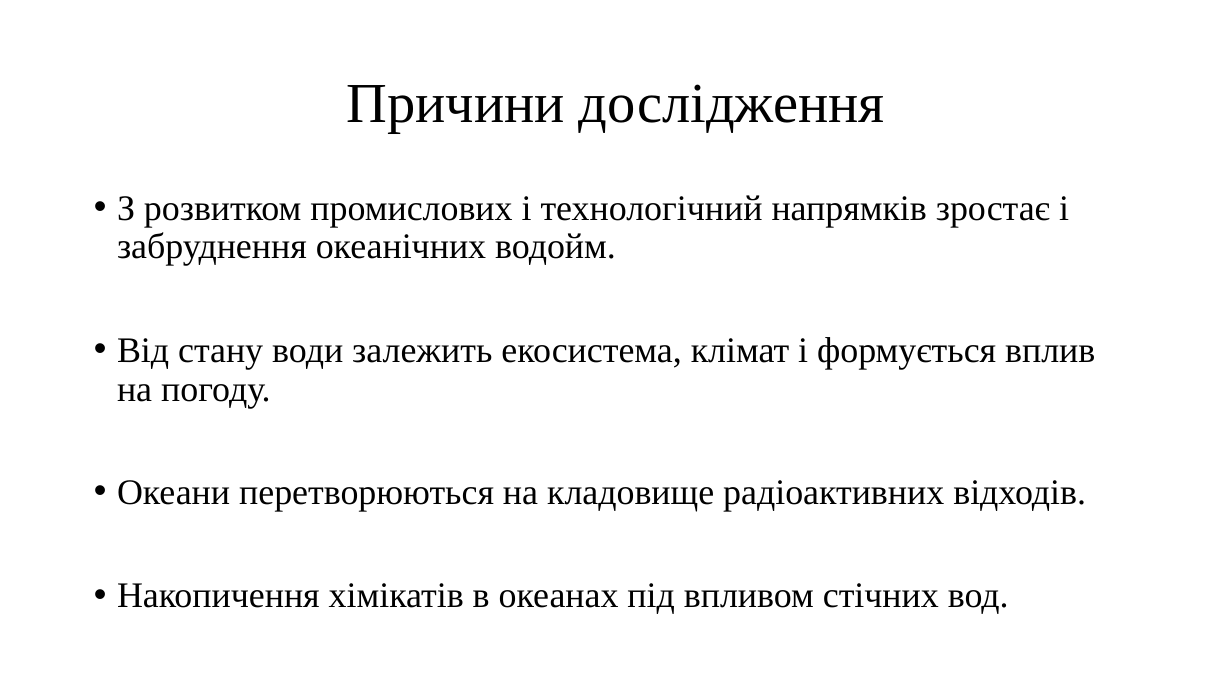
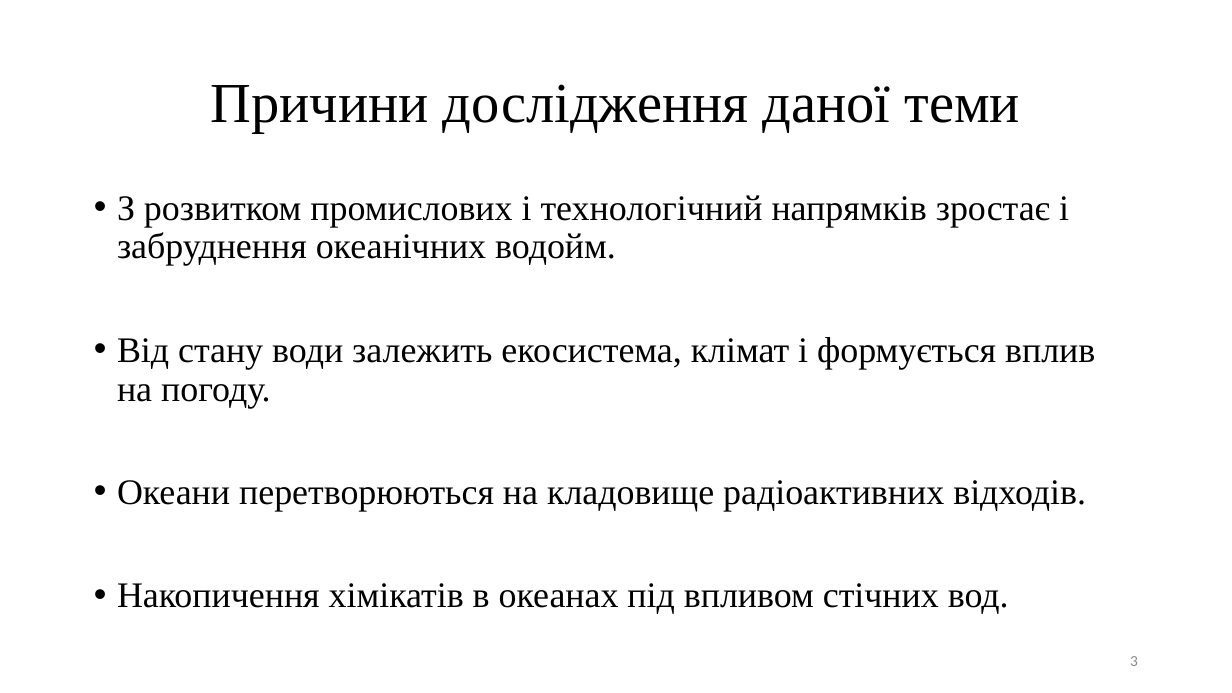
Before and after one commit to npd2020/diploms, a slide deck: slide 3 of a.mulyar/GW/Звіт/Муляр Андрій.pptx. Drawn at 1232x693 pixels with LibreOffice and Linux fonts; fonts in the diff are those of the drawing. Boxes give left, top, right and bottom in pixels: in the first picture for what was removed or moved away, otherwise in the second. Text is boxed around its words. In the diff, an @@ line names an element or a change of style, - is before the commit and + after.

```diff
--- a/a.mulyar/GW/Звіт/Муляр Андрій.pptx
+++ b/a.mulyar/GW/Звіт/Муляр Андрій.pptx
@@ title at [211, 84, 1020, 133]: text changed @@
-Причини дослідження
+Причини дослідження даної теми
@@ page number added at [1130, 656, 1138, 666], 12 pt, text #8C8C8C @@
+3
```
Also in this commit, not shown: 6 other slides changed.
